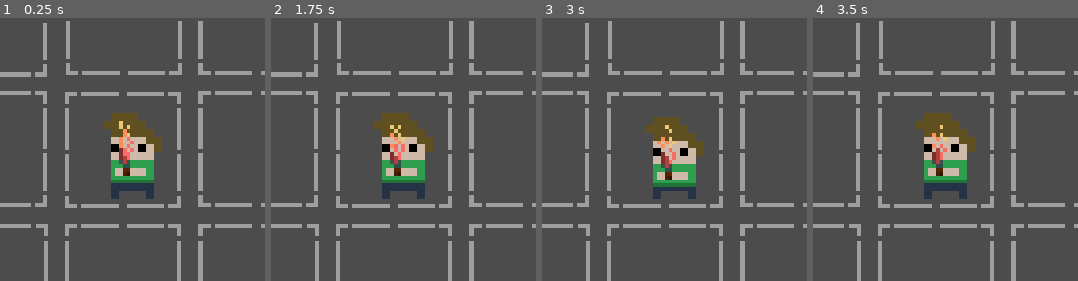
Above: before the commit, frames 1-4 (left to right).
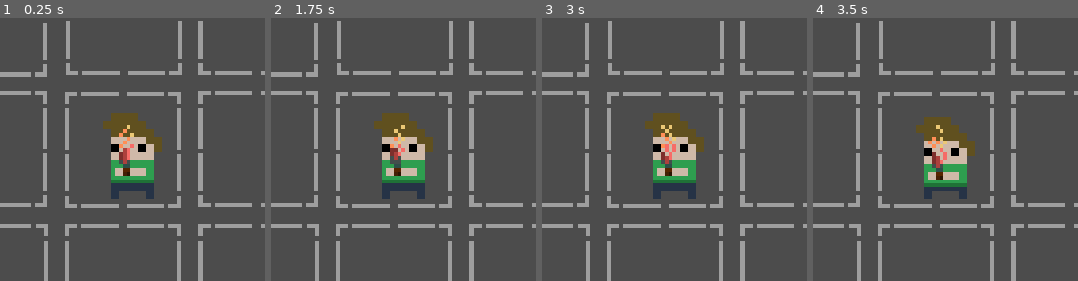
Above: after the commit, the same moments.

Repository: matheus-emuniz/godofredos-dungeon
Game: Godot game, scene res://Scenes/Game.tscn
Same seed, same stepped clock (60 frames per second), same inputs: the game is played once before the commit and once after it.
Inputs:
- Up to frame 1 (0.25 s): no input
- Up to frame 2 (1.75 s): no input
- Up to frame 3 (3 s): no input
- Up to frame 4 (3.5 s): no input
The pictures show only the part of the screen within x 39-89%, y 12-62%; the shares and areas given below are measured in that part.

The runs differ from the first frame. In frame 1, 0.4% of the frame differs, in the area x 44-51%, y 39-53%; in frame 2, 0.3%; in frame 3, 2.4%, in the area x 38-62%, y 36-65%; in frame 4, 2.3%.

Commit message:
Engine do jogo funcionando (eu acho)

Diff:
--- a/MapTile.gd
+++ b/MapTile.gd
@@ -1,6 +1,15 @@
 extends TouchScreenButton
 
 export var index: int = 0
+var tipo = "vazio"
+var info = {
+	'cura': 0,
+	'resistencia_espada': 0,
+	'dano_espada': 0,
+	'vida_monstro': 0,
+	'dano_monstro': 0,
+	'xp_monstro': 0,
+}
 
 onready var Game = get_parent().get_parent()
 
--- a/Player.gd
+++ b/Player.gd
@@ -5,6 +5,13 @@
 export var torch: SpriteFrames
 
 onready var game = get_parent()
+
+onready var tipo = "player"
+onready var index = "qualquer_merda"
+
+onready var dano = 1
+onready var resistencia = 100
+onready var vida = 11
 
 
 
--- a/Player.tscn
+++ b/Player.tscn
@@ -152,7 +152,7 @@
 [node name="Player" type="AnimatedSprite"]
 position = Vector2( 0, 1.25992 )
 frames = SubResource( 8 )
-frame = 5
+frame = 3
 speed_scale = 2.0
 playing = true
 script = ExtResource( 2 )
--- a/Scenes/Game.gd
+++ b/Scenes/Game.gd
@@ -1,13 +1,259 @@
 extends Node2D
+onready var esqueleto_tscn = load("res://Scenes/Esqueleto.tscn")
+onready var zumbi_tscn = load("res://Scenes/Zumbi.tscn")
+onready var slime_tscn = load("res://Scenes/Slime.tscn")
+
+onready var espada_tscn = load("res://Scenes/Espada.tscn")
+onready var espada_dourada_tscn = load("res://Scenes/EspadaDourada.tscn")
+onready var pocao_tscn = load("res://Scenes/Pocao.tscn")
+
+onready var vaziokkj = load("res://Scenes/vaziokkj.tscn")
+
+#onready var espada = load("res://Scenes/Espada.tscn")
+#onready var espada = load("res://Scenes/Espada.tscn")
+#onready var espada = load("res://Scenes/Espada.tscn")
+#onready var espada = load("res://Scenes/Espada.tscn")
+
 
 onready var Player = get_node("Player")
+export var player_level: int = 1
+export var tipo = "player"
+
+onready var area_player = [0,1,4,5]
+onready var visao_player = [0,1,4,5]
 
 var can_move = []
-onready var player_position: TouchScreenButton = get_node("Map/MapTile8")
+onready var map_sprite = [
+	null, null, null, null,
+	null, null, null, null,
+	null, null, null, null,
+	null, null, null, null,
+]
+onready var map = [
+	get_node("Map/MapTile0"), get_node("Map/MapTile1"), get_node("Map/MapTile2"), get_node("Map/MapTile3"),
+	get_node("Map/MapTile4"), get_node("Map/MapTile5"), get_node("Map/MapTile6"), get_node("Map/MapTile7"),
+	get_node("Map/MapTile8"), get_node("Map/MapTile9"), get_node("Map/MapTile10"), get_node("Map/MapTile11"),
+	get_node("Map/MapTile12"), get_node("Map/MapTile13"), get_node("Map/MapTile14"), get_node("Map/MapTile15"),
+]
+var oldi = null
+var newi = null
+onready var player_position: TouchScreenButton = get_node("Map/MapTile6")
 
 
 func _ready():
+	map[player_position.index] = Player
+
+	print(map)
 	move_player(player_position)
+
+func check_visao(posicao):
+	#return
+	# Descomentar o return pra desativar rolê de visão @mat
+	if posicao.tipo == "player":
+		return
+	if posicao.index in visao_player and posicao.tipo != "vazio":
+		var tcn
+		if posicao.tipo == "espada":
+			tcn = espada_tscn
+		elif posicao.tipo == "espada_dourada":
+			tcn = espada_dourada_tscn
+		elif posicao.tipo == "pocao":
+			tcn = pocao_tscn
+		elif posicao.tipo == "slime":
+			tcn = slime_tscn
+		elif posicao.tipo == "esqueleto":
+			tcn = esqueleto_tscn
+		elif posicao.tipo == "zumbi":
+			tcn = zumbi_tscn
+		inject_sprite(posicao, tcn)
+	if !(posicao.index in visao_player):
+		inject_sprite(posicao, vaziokkj)
+	else:
+		if posicao.tipo != "vazio" and posicao.tipo != "player":
+			var tcn
+			if posicao.tipo == "espada":
+				tcn = espada_tscn
+			elif posicao.tipo == "espada_dourada":
+				tcn = espada_dourada_tscn
+			elif posicao.tipo == "pocao":
+				tcn = pocao_tscn
+			elif posicao.tipo == "slime":
+				tcn = slime_tscn
+			elif posicao.tipo == "esqueleto":
+				tcn = esqueleto_tscn
+			elif posicao.tipo == "zumbi":
+				tcn = zumbi_tscn
+			inject_sprite(posicao, tcn)
+
+func randomize_spawn():
+	for espaco in map:
+		#if lugar in area_player:
+		#	continue
+
+		var node_spawn = null
+
+
+		if espaco.tipo != "vazio":
+			continue
+
+		if espaco.tipo == "player" or (espaco.index in area_player):
+			if espaco.tipo == "player":
+				map[oldi] = get_node("Map/MapTile" + str(oldi))
+				#inject_sprite(1, 0)
+			#if espaco.tipo != "player":
+			#	map[espaco.index] = get_node("Map/MapTile" + str(espaco.index))
+			#	if map_sprite[espaco.index]:
+			#		inject_sprite(espaco, vaziokkj)
+			continue
+
+
+		var tscn = null
+
+		var spawns = randi()%10
+		# @mat
+		#var dificuldade = 20 + player_level
+		#var spawns = randi()%dificuldade
+		#var spawns = randi()%(20 + player_level)
+		# Se deixar assim, sempre serão repetidos os mesmos números o.O
+		# Mesmo você andando pelo mapa e matando bixo, os spawns sempre serão os mesmos
+		# print(spawns)
+		# Essa vai ser a sequência coom esse print e esse randi:
+		#   14
+		#	6
+		#	16
+		#	2
+		#	0
+		#	0
+		#	2
+		# Att: Acabei de descobrir que o randi sempre mantém um padrão
+		# independente de como fazer o % e tal lul
+		# Pelo menos no meu pc
+		# Fazendo pathing diferentes só se altera a ordem do randi
+		# Faz o teste:
+		# Starta, vai dois pra esquerda e volta pra direita, vê o que spawnow na sua direita e direita baixo.
+		# Starta, vai um pra esquerda, um pra baixo e + 1 pra esquerda, depois volta pra direita e olha
+		# São os mesmos itens/bixos só que invertidos wtf
+
+		var espada_instance
+		var pocao_instance
+		if spawns == 0:
+			espada_instance = map[espaco.index]
+			espada_instance.tipo = "espada_dourada"
+			# Espada Dourada
+			espada_instance.info.dano_espada = 4
+			espada_instance.info.resistencia_espada = 3
+			tscn = espada_dourada_tscn
+
+			pass
+		elif spawns in [1,2]:
+			espada_instance = map[espaco.index]
+			espada_instance.tipo = "espada"
+			# Espada
+			espada_instance.info.dano_espada = 3
+			espada_instance.info.resistencia_espada = 2
+			tscn = espada_tscn
+
+		elif spawns in [3]:
+			pocao_instance = map[espaco.index]
+			pocao_instance.tipo = "pocao"
+			pocao_instance.info.cura = 5
+			tscn = pocao_tscn
+		else:
+
+			var monstro = randi()%5 + 1
+			var minstance = map[espaco.index]
+			if monstro in [1,2]:
+
+				minstance.tipo = "slime"
+				minstance.info.monstro_dano = 1
+				minstance.info.monstro_vida = 2
+				tscn = slime_tscn
+				#slime
+				pass
+			elif monstro in [3,4]:
+				minstance.tipo = "zumbi"
+				minstance.info.monstro_dano = 2
+				minstance.info.monstro_vida = 4
+				tscn = zumbi_tscn
+				# Zombie
+				pass
+			else:
+				minstance.tipo = "esqueleto"
+				minstance.info.monstro_dano = 3
+				minstance.info.monstro_vida = 6
+				tscn = esqueleto_tscn
+				# Skeleton
+			map[espaco.index] = minstance
+
+
+		inject_sprite(espaco, tscn)
+		#print(monstro)
+		pass
+
+func inject_sprite(map_instance, tscn):
+	var sprite_anterior = map_sprite[map_instance.index]
+	if sprite_anterior:
+		sprite_anterior.queue_free()
+	var instance = tscn.instance()
+	instance.position = get_center(map_instance)
+	add_child(instance)
+	map_sprite[map_instance.index] = instance
+	pass
+
+func combate(godofo, inimigo):
+	print(godofo.tipo)
+	print(inimigo.tipo)
+	print(inimigo.info)
+	var istats = inimigo.info
+	print(godofo.dano)
+	print(godofo.resistencia)
+	print(istats.monstro_vida)
+	while godofo.vida > 0:
+		print("Godofs Dano:" + str(godofo.dano))
+		print("Godofs Vida:" + str(godofo.vida))
+		print("Godofs Resistencia:" + str(godofo.resistencia))
+		print("Inimigo Tipo:" + str(inimigo.tipo))
+		print("Inimigo Dano:" + str(istats.monstro_dano))
+		print("Inimigo Vida:" + str(istats.monstro_vida))
+		var mato = false
+		if godofo.dano >= istats.monstro_vida:
+			mato = true
+			godofo.resistencia -= 1
+			if godofo.resistencia <= 0:
+				godofo.dano = 1
+				godofo.resistencia = 100
+				#muda sprite pra torch @mat
+			inject_sprite(map[newi], vaziokkj)
+			break
+		else:
+			#rola trocação sincera
+			istats.monstro_vida -= godofo.dano
+			if godofo.vida - istats.monstro_dano <= 0:
+				print("morreu")
+				godofo.vida -= istats.monstro_dano
+				break
+				#faz alguma coisa ai matheus
+			else:
+				godofo.vida -= istats.monstro_dano
+				godofo.resistencia -= 1
+				if godofo.resistencia <= 0:
+					godofo.dano = 1
+					godofo.resistencia = 100
+					#muda sprite pra torch @mat
+	print(godofo.vida)
+
+func get_espada(godofo, espada):
+	godofo.dano = espada.info.dano_espada
+	godofo.resistencia = espada.info.resistencia_espada
+	print("Pegou espada (dano): " + str(godofo.dano))
+	print("Pegou espada (resistencia): " + str(godofo.resistencia))
+	inject_sprite(map[newi], vaziokkj)
+	#muda sprite @mat (Pode ser tanto gold qnd normal sword aq)
+
+func get_pocao(godofo, pocao):
+	godofo.vida += pocao.info.cura
+	print("Curou: " + str(godofo.vida))
+	inject_sprite(map[newi], vaziokkj)
 
 func get_center(node: TouchScreenButton):
 	return node.position + Vector2(
@@ -15,4 +261,58 @@
 		(32 * player_position.scale.x) / 2)
 
 func move_player(node: TouchScreenButton):
-	Player.position = get_center(node)
+	print(player_position)
+	if !oldi:
+		oldi = player_position.index - 1
+	else:
+		oldi = player_position.index
+	newi = node.index
+
+	var parede_direita = [3,7,11,15]
+	var parede_esquerda = [0,4,8,12]
+
+	area_player = []
+	if oldi in parede_direita and newi in [oldi - 1, oldi + 4, oldi -  4]:
+		area_player = [newi, newi + 3, newi + 4, newi - 1, newi - 5, newi - 4, newi + 1, newi + 5, newi - 3]
+		player_position = node
+		Player.position = get_center(node)
+	elif oldi in parede_esquerda and newi in [oldi + 1, oldi + 4, oldi -  4]:
+		area_player = [newi, newi + 1, newi + 4, newi + 5, newi - 4, newi - 3, newi - 1, newi + 3, newi - 5]
+		player_position = node
+		Player.position = get_center(node)
+	elif oldi in (parede_esquerda + parede_direita):
+		return
+	elif newi in [oldi + 1, oldi - 1, oldi + 4, oldi - 4]:
+		area_player = [newi, newi + 1, newi + 3, newi + 4, newi + 5,
+			newi - 1, newi - 3, newi - 4, newi -5]
+
+		player_position = node
+		Player.position = get_center(node)
+
+	if newi in parede_direita:
+		visao_player = [newi, newi + 3, newi + 4, newi - 1, newi - 5, newi - 4]
+	elif newi in parede_esquerda:
+		visao_player = [newi, newi + 1, newi + 4, newi + 5, newi - 4, newi - 3]
+	else:
+		visao_player = [newi, newi + 1, newi + 3, newi + 4, newi + 5,
+			newi - 1, newi - 3, newi - 4, newi -5]
+
+	if map[newi].tipo != "vazio" and map[newi].tipo != "player":
+		# vai ter combate viado ou pot/espada
+		if map[newi].tipo == "pocao":
+			get_pocao(Player, map[newi])
+		elif map[newi].tipo == "espada" or map[newi].tipo == "espada_dourada":
+			get_espada(Player, map[newi])
+		else:
+			combate(Player, map[newi])
+	print(area_player)
+
+
+	map[newi] = Player
+	print("atualizou")
+	map[oldi] = get_node("Map/MapTile" + str(oldi))
+	map[oldi].tipo = "vazio"
+
+	randomize_spawn()
+	for m in map:
+		check_visao(m)
--- a/Scenes/Game.tscn
+++ b/Scenes/Game.tscn
@@ -1,8 +1,9 @@
-[gd_scene load_steps=4 format=2]
+[gd_scene load_steps=5 format=2]
 
 [ext_resource path="res://MapTile.tscn" type="PackedScene" id=1]
 [ext_resource path="res://Player.tscn" type="PackedScene" id=2]
 [ext_resource path="res://Scenes/Game.gd" type="Script" id=3]
+[ext_resource path="res://Scenes/vaziokkj.tscn" type="PackedScene" id=4]
 
 [node name="Game" type="Node2D"]
 position = Vector2( 0, 8 )
@@ -15,69 +16,71 @@
 
 [node name="Map" type="Node" parent="."]
 
-[node name="MapTile" parent="Map" instance=ExtResource( 1 )]
+[node name="MapTile0" parent="Map" instance=ExtResource( 1 )]
 position = Vector2( 46.2638, 19.6621 )
 
-[node name="MapTile2" parent="Map" instance=ExtResource( 1 )]
+[node name="MapTile1" parent="Map" instance=ExtResource( 1 )]
 position = Vector2( 217.314, 19.5935 )
 index = 1
 
-[node name="MapTile3" parent="Map" instance=ExtResource( 1 )]
+[node name="MapTile2" parent="Map" instance=ExtResource( 1 )]
 position = Vector2( 389.455, 17.8117 )
 index = 2
 
-[node name="MapTile4" parent="Map" instance=ExtResource( 1 )]
+[node name="MapTile3" parent="Map" instance=ExtResource( 1 )]
 position = Vector2( 559.445, 17.8117 )
 index = 3
 
-[node name="MapTile6" parent="Map" instance=ExtResource( 1 )]
+[node name="MapTile4" parent="Map" instance=ExtResource( 1 )]
 position = Vector2( 46.2638, 187.971 )
 index = 4
 
-[node name="MapTile7" parent="Map" instance=ExtResource( 1 )]
+[node name="MapTile5" parent="Map" instance=ExtResource( 1 )]
 position = Vector2( 217.314, 186.911 )
 index = 5
 
-[node name="MapTile8" parent="Map" instance=ExtResource( 1 )]
+[node name="MapTile6" parent="Map" instance=ExtResource( 1 )]
 position = Vector2( 388.195, 187.802 )
 index = 6
 
-[node name="MapTile9" parent="Map" instance=ExtResource( 1 )]
+[node name="MapTile7" parent="Map" instance=ExtResource( 1 )]
 position = Vector2( 559.445, 186.911 )
 index = 7
 
-[node name="MapTile10" parent="Map" instance=ExtResource( 1 )]
+[node name="MapTile8" parent="Map" instance=ExtResource( 1 )]
 position = Vector2( 48.2142, 357.792 )
 index = 8
 
-[node name="MapTile11" parent="Map" instance=ExtResource( 1 )]
+[node name="MapTile9" parent="Map" instance=ExtResource( 1 )]
 position = Vector2( 218.205, 356.902 )
 index = 9
 
-[node name="MapTile12" parent="Map" instance=ExtResource( 1 )]
+[node name="MapTile10" parent="Map" instance=ExtResource( 1 )]
 position = Vector2( 388.195, 356.902 )
 index = 10
 
-[node name="MapTile13" parent="Map" instance=ExtResource( 1 )]
+[node name="MapTile11" parent="Map" instance=ExtResource( 1 )]
 position = Vector2( 559.445, 356.902 )
 index = 11
 
-[node name="MapTile14" parent="Map" instance=ExtResource( 1 )]
+[node name="MapTile12" parent="Map" instance=ExtResource( 1 )]
 position = Vector2( 48.2142, 526.892 )
 index = 12
 
-[node name="MapTile15" parent="Map" instance=ExtResource( 1 )]
+[node name="MapTile13" parent="Map" instance=ExtResource( 1 )]
 position = Vector2( 218.205, 526.892 )
 index = 13
 
-[node name="MapTile16" parent="Map" instance=ExtResource( 1 )]
+[node name="MapTile14" parent="Map" instance=ExtResource( 1 )]
 position = Vector2( 388.195, 526.892 )
 index = 14
 
-[node name="MapTile17" parent="Map" instance=ExtResource( 1 )]
+[node name="MapTile15" parent="Map" instance=ExtResource( 1 )]
 position = Vector2( 559.445, 526.892 )
 index = 15
 
 [node name="Player" parent="." instance=ExtResource( 2 )]
 position = Vector2( 473.357, 267.084 )
-frame = 2
+frame = 4
+
+[node name="vaziokkj" parent="." instance=ExtResource( 4 )]
--- /dev/null
+++ b/Scenes/vaziokkj.tscn
@@ -0,0 +1,3 @@
+[gd_scene format=2]
+
+[node name="vaziokkj" type="Node2D"]
